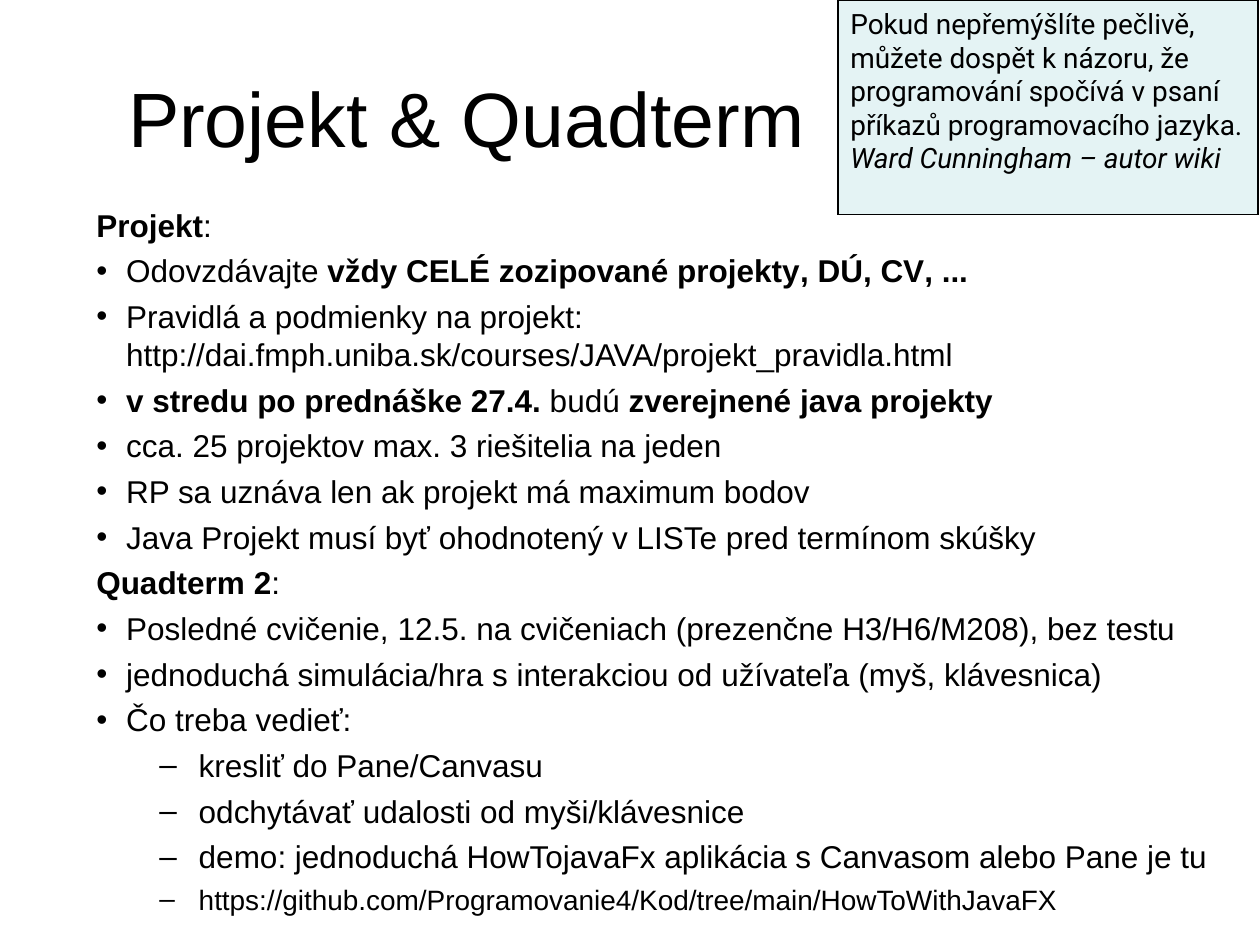
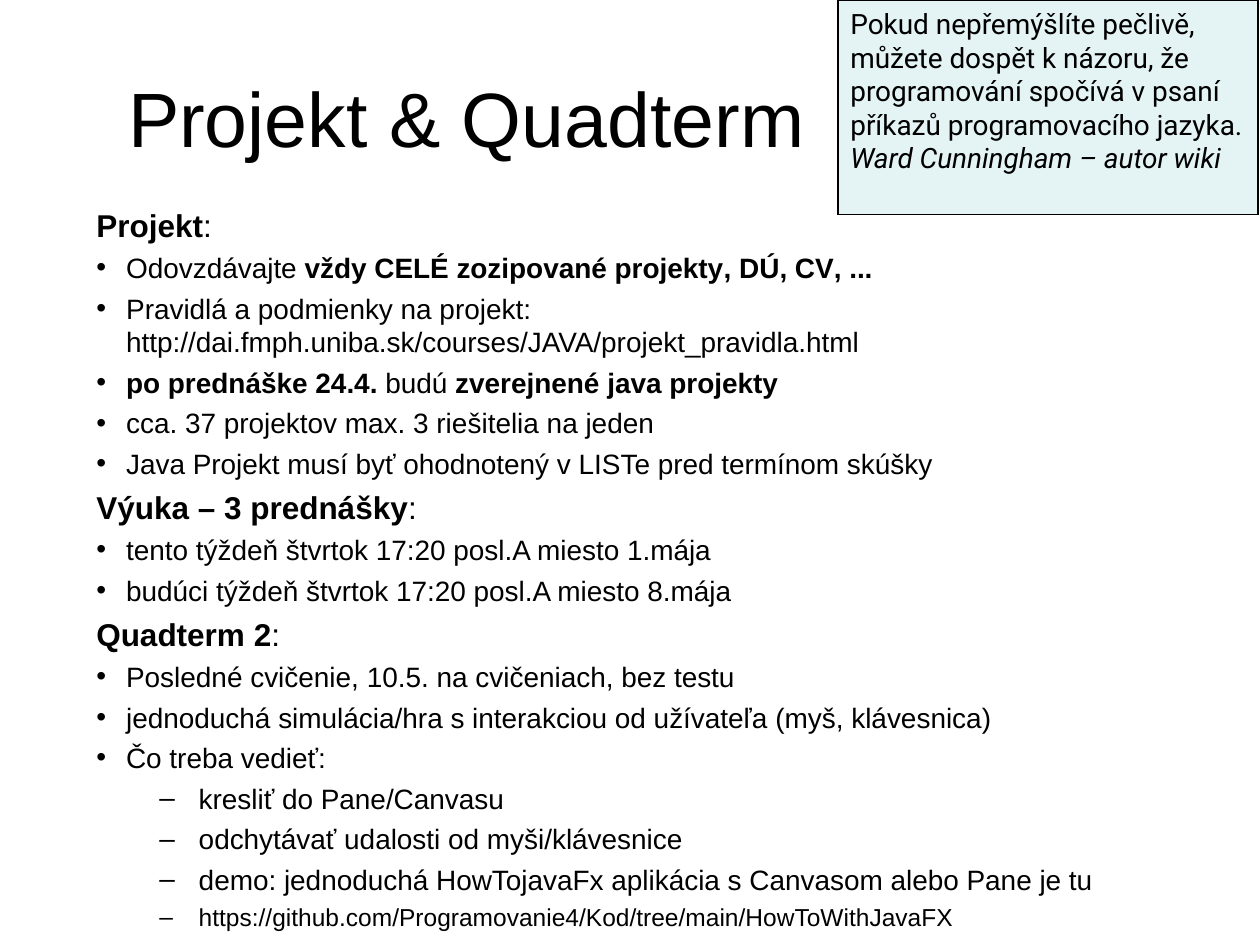
Before and after one commit to Programovanie4/Prednasky, a slide deck: slide 4 of 10/10_java.ppt (slide 3 before the commit). Drawn at 1260x945 pixels with LibreOffice and Linux fonts; fonts in the diff are those of the drawing. Boxes give left, top, right and bottom in pixels: in the first picture for what was removed or moved away, otherwise in the second. Text is boxed around its words. In the diff, an @@ line names an element or a change of style, - is before the commit and + after.

Commit message:
jedenasty tyzden

```diff
--- a/10/10_java.ppt
+++ b/10/10_java.ppt
@@ text at box(126, 256, 1092, 931): size 18 to 16 pt in "Odovzdávajte vždy CELÉ zozipované projekty, DÚ, CV, ...", "Pravidlá a podmienky na projekt: http://dai.fmph.uniba.sk/co ...", "Java Projekt musí byť ohodnotený v LISTe ...", "jednoduchá simulácia/hra s interakciou od užívateľa (myš, ..." and 4 more places; size 16 to 14 pt in "https://github.com/Programovanie4/Kod/tree/main/HowToWithJav ..." @@
@@ text at box(126, 372, 778, 438): text changed; size 18 to 16 pt @@
-• v stredu po prednáške 27.4. budú zverejnené java projekty
-• cca. 25 projektov max. 3 riešitelia na jeden
-• RP sa uznáva len ak projekt má maximum bodov
+• po prednáške 24.4. budú zverejnené java projekty
+• cca. 37 projektov max. 3 riešitelia na jeden
@@ text at box(96, 495, 731, 606): paragraphs added @@
+Výuka – 3 prednášky:
+• tento týždeň štvrtok 17:20 posl.A miesto 1.mája
+• budúci týždeň štvrtok 17:20 posl.A miesto 8.mája
@@ text at box(126, 666, 735, 691): text changed; size 18 to 16 pt @@
-• Posledné cvičenie, 12.5. na cvičeniach (prezenčne H3/H6/M208), bez testu
+• Posledné cvičenie, 10.5. na cvičeniach, bez testu
```
Also in this commit, not shown: 4 other slides changed, 1 slide added, 3 other files.
